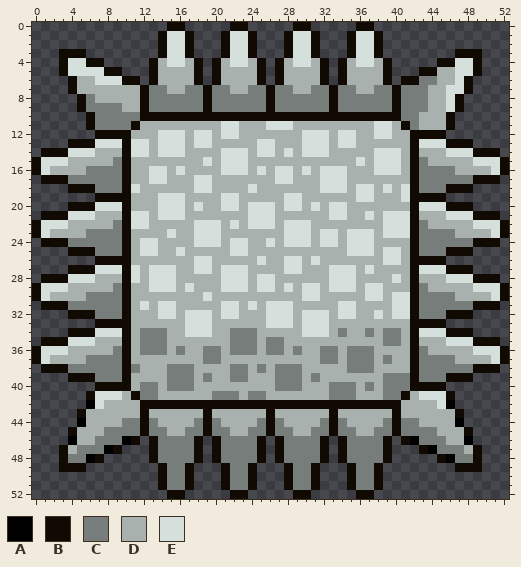
Two versions of one pixel-art sprite, Output/Assets/Textures/Tilesets/spike_trap_sky_tileset.png. This is how it looked before the edit.
The file is 53x53 pixels.
Palette (. is transparent): A #000000  B #110a03  C #767d7a  D #a9b1ae  E #d5dfdc
Pixels before (only the part around the change), first column x 0:
 0 ...............BB.....BB.....BB.....BB...............
 1 ..............BEEB...BEEB...BEEB...BEEB..............
 2 ..............BEEB...BEEB...BEEB...BEEB..............
 3 ...BBB........BEEB...BEEB...BEEB...BEEB........BBB...
 4 ...BEEBB.....BDEEDB.BDEEDB.BDEEDB.BDEEDB.....BBEEB...
 5 ...BEEEEBB...BDDDDB.BDDDDB.BDDDDB.BDDDDB...BBDDEEB...
 6 ....BDDEEEBB.BDDDDB.BDDDDB.BDDDDB.BDDDDB.BBCCDDEB....
 7 ....BDDDDDDDBCCDDCCBCCDDCCBCCDDCCBCCDDCCBCCCDDEEB....
 8 .....BCDDDDDBCCCCCCBCCCCCCBCCCCCCBCCCCCCBCCCDDEB.....
 9 .....BCCCCDDBCCCCCCBCCCCCCBCCCCCCBCCCCCCBCCCDDEB.....
10 ......BCCCCCBBBBBBBBBBBBBBBBBBBBBBBBBBBBBCCDDDB......
11 ......BCCCCBDDDDDDDDDEEDDDEEEDDDDDDDDDEEDBCDDDB......
12 .......BBBBDDDEEEDEEDEEDDDDDDDEEEDEEDDEEDDBBBB.......
13 ....BBBEEEBEEDEEEDEEDDDDDEEDDDEEEDEEDDDDDDBEEEBBB....
14 .BBBEEEDDDBEEDEEEDDDDEEEDEEDEDEEEDDDDDEEEDBDDDEEEBBB.
15 BEEEDDDDDCBDDDDDDDDEDEEEDDDDDDDDDDDDEDEEEDBCDDDDDEEEB
16 BEDDDDCCCCBDDEEDEDDDDEEEDEDEEDEDEEEDDDEEEDBCCCCDDDDEB
17 .BBBCCCCCCBDDEEDDDEEDDDDDDDEEDDDEEEDDDDDDDBCCCCCCBBB.
18 ....BBBCCCBEDDDDDDEEDDDDEDDDDDDDEEEDEEDEDEBCCCBBB....
19 .......BBBBDDDEEEDDDDEEDDDDDEEDDDDDDEEDDDEBBBB.......
20 ....BBBEEEBDDDEEEDEDDEEDEEEDEEDEDEEDDDDDDDBEEEBBB....
21 .BBBEEEDDDBEEDEEEDDDDDDDEEEDDDDDDEEDDEDEEEBDDDEEEBBB.
22 BEEEDDDDDCBEEDDDDDEEEDEDEEEDEEEDDDDDDDDEEEBCDDDDDEEEB
23 BEDDDDCCCCBDDDDEDDEEEDDDDDDDEEEDEEDEEEDEEEBCCCCDDDDEB
24 .BBBCCCCCCBDEEDDDDEEEDEEDDEDEEEDEEDEEEDDDDBCCCCCCBBB.
25 ....BBBCCCBDEEDDEDDDDDEEDDDDDDDDDDDEEEDEEDBCCCBBB....
26 .......BBBBDDDDDDDEEDDDDDEDDEEDEDDDDDDDEEDBBBB.......
27 ....BBBEEEBEDEEEDDEEDEEEDDDDEEDDDEEEDEDDDDBEEEBBB....
28 .BBBEEEDDDBEDEEEDDDDDEEEDEEDDDDDDEEEDDDDEDBDDDEEEBBB.
29 BEEEDDDDDCBDDEEEDEDDDEEEDEEDEDEEDEEEDEEDDDBCDDDDDEEEB
30 BEDDDDCCCCBDDDDDDDDEDDDDDDDDDDEEDDDDDEEDEEBCCCCDDDDEB
31 .BBBCCCCCCBDEDEEDDDDDEEDEDEEEDDDDDEEDDDDEEBCCCCCCBBB.
32 ....BBBCCCBDDDEEDEEEDEEDDDEEEDEEEDEEDDEDEEBCCCBBB....
33 .......BBBBDDDDDDEEEDDDDDDEEEDEEEDDDDDDDDDBBBB.......
34 ....BBBEEEBDCCCDDEEEDDCCCDDDDDEEEDCDDCDCCDBEEEBBB....
35 .BBBEEEDDDBDCCCDDDDDDDCCCDCCDDDDDDDDDDDCCDBDDDEEEBBB.
36 BEEEDDDDDCBDCCCDCDDCCDCCCDCCDCDDCCDCCCDDDDBCDDDDDEEEB
37 BEDDDDCCCCBDDDDDDDDCCDDDDDDDDDDDCCDCCCDCDDBCCCCDDDDEB
38 .BBBCCCCCCBCDDDCCCDDDDCCDCDCCCDDDDDCCCDDDDBCCCCCCBBB.
39 ....BBBCCCBDDDDCCCDCDDCCDDDCCCDCDDDDDDDCCCBCCCBBB....
40 .......BBBBDCCDCCCDDDDDDDDDCCCDDDCCCDCDCCCBBBB.......
41 ......BEEEDBCCDDDDDDCCCDCCDDDDDDDCCCDDDCCBDEEEB......
42 ......AEDDDDBBBBBBBBBBBBBBBBBBBBBBBBBBBBBDDDDEA......
43 .....BDDDDDDBDDDDDDBDDDDDDBDDDDDDBDDDDDDBDDDDDDB.....
44 .....ADDDDCCBCDDDDCBCDDDDCBCDDDDCBCDDDDCBCCDDDDA.....
45 ....BDDDCCCCBCCDDCCBCCDDCCBCCDDCCBCCDDCCBCCCCDDDB....
46 ....ADDCCCAB.BCCCCB.BCCCCB.BCCCCB.BCCCCB.BACCCDDA....
47 ...BDCCCAB...BCCCCB.BCCCCB.BCCCCB.BCCCCB...BACCCDB...
48 ...BCCAB.....BCCCCB.BCCCCB.BCCCCB.BCCCCB.....BACCB...
49 ...BBB........BCCB...BCCB...BCCB...BCCB........BBB...
50 ..............BCCB...BCCB...BCCB...BCCB..............
51 ..............BCCB...BCCB...BCCB...BCCB..............
52 ...............BB.....BB.....BB.....BB...............
The result:
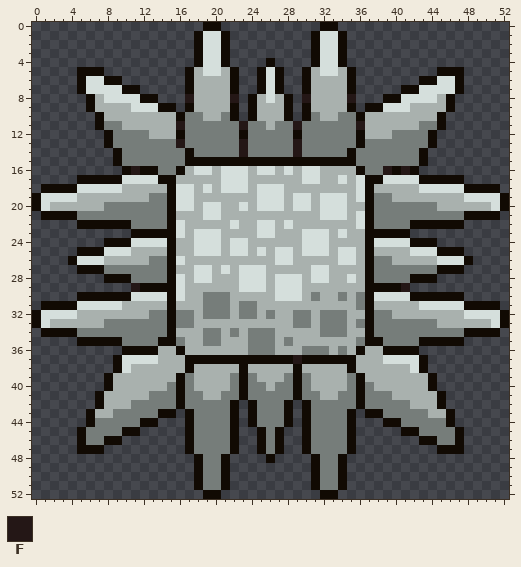
Colours new in this view: F #241716
Diff:
Changed rows in their new state; - is an unchanged pixel.
first column x 0:
 0 ---------------..--BB-..-----..-BB--..---------------
 1 --------------....BEE-...---...-EEB....--------------
 2 --------------....BEE-...---...-EEB....--------------
 3 ---...--------....BEE-...---...-EEB....--------...---
 4 ---.....-----.....-EEB....B....BEE-.....-----.....---
 5 ---..BBB..---....BDEE-B..-E-..B-EEDB....---..BBB..---
 6 ----.BE-BB..-....BDDD-B..-E-..B-DDDB....-..BBEEB.----
 7 ----.BEEEEBB.....BDDDDB..BEB..BDDDDB.....BBEEE-B.----
 8 -----.B-EEEE-B...FDDDDF.BDEDB.FDDDDF...B-EEEE-B.-----
 9 -----.BDDD-EEEBB.BDDDDB.BDDDB.BDDDDB.BBEEEDD--B.-----
10 ------.BDDDDDDDD-CCDDC-.-DDD-.-CDDCC-DDDDDD--B.------
11 ------.B--DD----FCCCCCCFCCDCCFCCCCCCF-DD-DDCCB.------
12 -------.-CCCC-DDBCCCCCCBCCCCCBCCCCCCB-DDCCCC-.-------
13 ----....BCCCCCCCFCCCCCCFCCCCCFCCCCCCBCCCCCCCB....----
14 -........BCCCCCCCBCCCCCFCCCCCFCCCCCBCCCCCCCB........-
15 .........BCCCCCCCBBBBBBBBBBBBBBBBBBBCCCCCCCB.........
16 ..........-FBBCCB-EE------ED---EDDD-BCCFBF-..........
17 -....BBBBBEEE-BB--DD-EEE---DD-EEDD--EBBEEEEBBBBB....-
18 -BBB-EEEEEDD---BEED--EEEDEEE----DDD--B-D-DDEEEEE-BBB-
19 BEEEEDDDDDD--CCB-E---DD--EEED-E-EEE--BCC-DDDDDDDEEEEB
20 BEDDDDDDCCCCCCCB-EDEEDDED--ED-EDE----BCCCCCCCDDDDDDEB
21 ----BCCCCCCCCCCBD--EE---DDD-----E---EBCCCCCCCCCCB----
22 .....BBBBB-CCCCBE-DDD---D----DD-----EBCCCC-BBBBB.....
23 ...........BBBBBE--------EE-DD-E-DEDDBBBBB...........
24 -.......BB-E--EB----------D-DD-E-D-DDBEEEE-BB.......-
25 ----.--BEEE-DD-BD-EEE----E-EE-EEE-E-DB-DD-EEEB--.----
26 ----BEEEDDD--CCBE-DD-----D-E-D-D--EE-BCCD-DDDEEEB----
27 ----.--BCCCCCCCB------D-EE--DD-EEDDD-BCCCCCCCB--.----
28 -.......BB-CCCCBE-EE-DD-E-DEEE-EEDD--BCCCC-BB.......-
29 ...........FBBBBED---DD-E-DE-EDD-DDD-BBBBF...........
30 .....BBBBB-EEEEBE--CCC-----EEEDC--C-CB-E---BBBBB.....
31 ----BEEEEED-D-DB---CCCDCC-DDD-----DDCB--DDDEEEEEB----
32 BEEEEDDDDDD--CCBCCDCCCDCC-CDDCCDCCCD-BCCDDDDDDDDEEEEB
33 BEDDDDDDCCCCCCCBCCDD------DDDCCDCCC-CBCCCCCCCDDDDDDEB
34 -BBB-CCCCCCC---B-DDCC--D-CC---DDCC---BC--CCCCCCC-BBB-
35 -....BBBBBCC--BBC--CC-DD-C-DC-------CBB--CCBBBBB....-
36 ..........-BBBD-B--DD-DD-C-D-DCC-DCDBD-BBB-..........
37 .........BEEEE---BBBBBBBBBBBBFBBBBBBDD-EEEEB.........
38 -........BED---DDB----DB-D-DDB-----BDD----EB........-
39 ----....BDD----DB--D---BC--D-BCD---CB--DDDDDB....----
40 -------.-DD-DD--B-----CBCC---BC--DD-B--DDDDD-.-------
41 ------.BDD-DD-CCBCC-D--B--CCCBCC-D--BCC-DD-DDB.------
42 ------.B---CCCCC-CCCCC-.-CCC-.-CCCCC-CCCCC---B.------
43 -----.B--CCCCCBB.BCCCCB.BCCCB.BCCCCB.BBCCCCC--B.-----
44 -----.BCCC---B...B-C-CB.B-C-B.BC-C-B...B---CCCB.-----
45 ----.BCC--BB.....B-C--B..BCB..B--C-B.....BB--CCB.----
46 ----.BC-BB..-....BCCC-B..-C-..B-CCCB....-..BB-CB.----
47 ---..BBB..---....BCCC-B..-C-..B-CCCB....---..BBB..---
48 ---.....-----.....-CCB....B....BCC-.....-----.....---
49 ---...--------....BCC-...---...-CCB....--------...---
50 --------------....BCC-...---...-CCB....--------------
51 --------------....BCC-...---...-CCB....--------------
52 ---------------..--BB-..-----..-BB--..---------------
Boxes around the changes in both pictures, in picture pixels (x1, y1, x2, y2):
changed: (32, 22, 509, 499)
